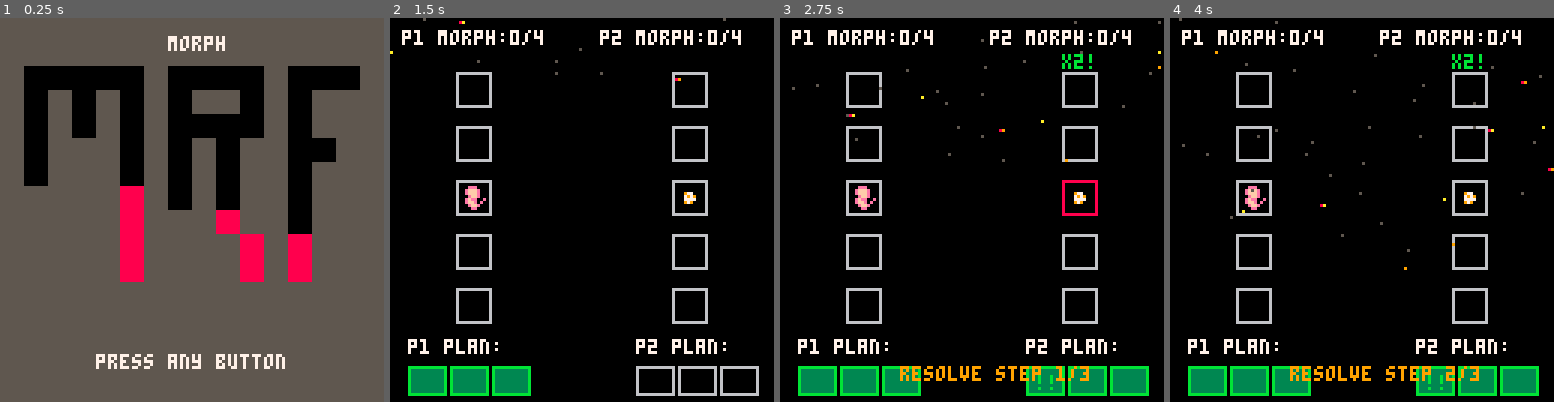
Above: before the commit, frames 1-4 (left to right).
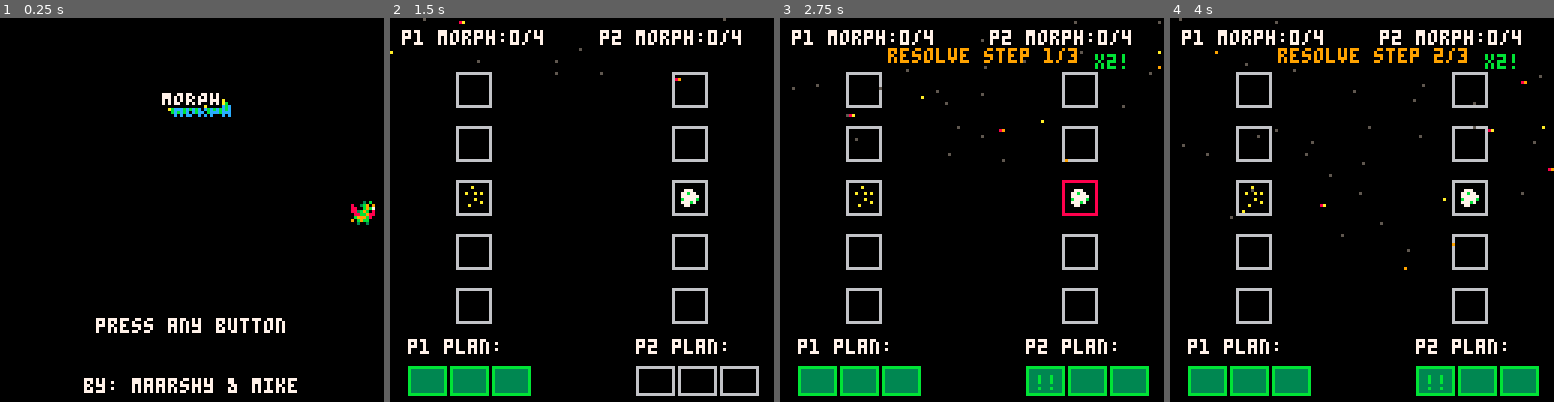
Above: after the commit, the same moments.

Repository: Marshy8/pico-8
Game: PICO-8 cartridge morph/morph.p8
Same seed, same stepped clock (60 frames per second), same inputs: the game is played once before the commit and once after it.
Inputs:
- Up to frame 1 (0.25 s): no input
- Up to frame 2 (1.5 s): tap X (X key) at 0.33, 1.07 s; tap O (Z key) at 0.7 s
- Up to frame 3 (2.75 s): hold Right 1.6-2.1 s; tap O (Z key) at 1.7, 2.1, 2.5 s; tap X (X key) at 1.85 s; hold Up 2.15-2.42 s; hold Right from 2.47 s (still down)
- Up to frame 4 (4 s): tap O (Z key) at 2.9, 3.3, 3.7 s; tap X (X key) at 2.97 s; release Right at 3.03 s; hold Left 3.08-3.58 s; hold Down 3.63-3.97 s

The runs differ from the first frame. In frame 1, 84% of the frame differs, in the area x 0-100%, y 0-100%; in frame 2, 0.3%; in frame 3, 2.1%; in frame 4, 2.2%.

Commit message:
Finished morph

Diff:
--- a/morph/morph.p8
+++ b/morph/morph.p8
@@ -17,14 +17,14 @@
 000000000009790003bb9b000b999b000b999b800effe0e044ffff0064444440c8444440b03b3bb00b3b3bb0003bb3b002080202007b777000a0a0a0000f7000
 00066000000000000003030090b9bb0090b9bb0000effe00f04f40004444404444484048300000000b0030b000b0030020020208000077000000000000000000
 0000000000000000000000000030030000300300000ee00000f0f0004f04f0f48f04f0f400000000300b00300b00300080208002000000000000000000000000
-0e2002e0000000000000000000000000000000000000000000000000000000000000000000000000000000000000000000000000000000000000000000000000
-eee22efe000000000000000000000000000000000000000000000000000000000000000000000000000000000000000000000000000000000000000000000000
-efe22eff000000000000000000000000000000000000000000000000000000000000000000000000000000000000000000000000000000000000000000000000
-fee22eee000000000000000000000000000000000000000000000000000000000000000000000000000000000000000000000000000000000000000000000000
-00e22e00000000000000000000000000000000000000000000000000000000000000000000000000000000000000000000000000000000000000000000000000
-0ee22ee0000000000000000000000000000000000000000000000000000000000000000000000000000000000000000000000000000000000000000000000000
-efe22efe000000000000000000000000000000000000000000000000000000000000000000000000000000000000000000000000000000000000000000000000
-fff22eef000000000000000000000000000000000000000000000000000000000000000000000000000000000000000000000000000000000000000000000000
+0e2002e00000000000000000002200000022c00000000700000006000000066000900cc0000a000000000000008e0e8008e08e00000000000000000000000000
+eee22efe002e22000002e20002222a2012282a200006600000007a600076a6a6098cacac0000000008800000000800e000800800000000000000000000000000
+efe22eff022222e000222200222222222222222206766a000006776007767760087c77c00a00a0a000e00000000e0080008e08e0000000000000000000000000
+fee22eee022e2220002000002202202282c22122076a6660006767000767777007c77770000000000aaa08800aaaaaaa008e08e0000000000000000000000000
+00e22e000e2222000022000022000070820070700667677007777060067766070c77cc080000a00000a000e000aa0aa0aaaaa8aa000000000000000000000000
+0ee22ee00022220000022a002200000022c000000066766070760000777767007777c709000000a000000aaa00a00a000a1caa1c000000000000000000000000
+efe22efe000e20000000000002200000022cc1aa0007600000076000070067000800c70000a00000000000a000a00a000accacc0000000000000000000000000
+fff22eef000000000000000000222a0001222a0000000000000066000760076007900890000000000000000000c00c00000aaa00000000000000000000000000
 00000000000000000000000000000000000000000000000000000000000000000000000000000000000000000000000000000000000000000000000000000000
 00000000000000000000000000000000000000000000000000000000000000000000000000000000000000000000000000000000000000000000000000000000
 00000000000000000000000000000000000000000000000000000000000000000000000000000000000000000000000000000000000000000000000000000000
@@ -41,14 +41,14 @@
 0000000000000000000000000000000000000000000000000000000000000000000000000000000000000000000000000000000000000000000000000076c700
 0000000000000000000000000000000000000000000000000000000000000000000000000000000000000000000000000000000000000000000000000076c700
 00000000000000000000000000000000000000000000000000000000000000000000000000000000000000000000000000000000000000000000000000077000
-00888800003333000022220000111100000000000000000000000000000000000000000000000000000000000000000000000000000000000000000000000000
-0899998003bbbb3002eeee2001cccc10000000000000000000000000000000000000000000000000000000000000000000000000000000000000000000000000
-899aa9983bbaabb32eeffee21ccaacc1000000000000060000000500000000000000000000000000000000000000000000000000000000000000000000000000
-89a77a983ba77ab32ef77fe21ca77ac100a900aaf44446600aaaa660000000000000000000000000000000000000000000000000000000000000000000000000
-89a77a983ba77ab32ef77fe21ca77ac1aaaaa990f4444666aa777866000000000000000000000000000000000000000000000000000000000000000000000000
-899aa9983bbaabb32eeffee21ccaacc1a900aa00000006000aaaa660000000000000000000000000000000000000000000000000000000000000000000000000
-0899998003bbbb3002eeee2001cccc10000000000000000000000500000000000000000000000000000000000000000000000000000000000000000000000000
-00888800003333000022220000111100000000000000000000000000000000000000000000000000000000000000000000000000000000000000000000000000
+00888800003333000022220000111100000000000000000000000000000006000000000000000000000000000000000000000000000670000000000000000000
+0899998003bbbb3002eeee2001cccc1000000000000000000000000060006000000000000000000000000000ff00000044000000670000670000000000000000
+899aa9983bbaabb32eeffee21ccaacc10000000000000600000005000600000000000cc000000aa000000880fff0000044400000000000000000000000000000
+89a77a983ba77ab32ef77fe21ca77ac100a900aaf44446600aaaa660004400000cc0cc7c0aa0aa7a088088980fffffee044444ee0067000088888888cccccccc
+89a77a983ba77ab32ef77fe21ca77ac1aaaaa990f4444666aa777866004440000c0cc7cc0a0aa7aa080889880fffffee044444ee0000067088888888cccccccc
+899aa9983bbaabb32eeffee21ccaacc1a900aa00000006000aaaa66004445400c0000cc0a0000aa080000880fff0000044400000000000000000000000000000
+0899998003bbbb3002eeee2001cccc1000000000000000000000050004444540000000000000000000000000ff00000044000000670000670000000000000000
+00888800003333000022220000111100000000000000000000000000045444000000000000000000000000000000000000000000000067000000000000000000
 00000000000000000000000000000000000000000000000000000000000000000000000000000000000000000000000000000000000000000000000000000000
 00000000000000000000000000000000000000000000000000000000000000000000000000000000000000000000000000000000000000000000000000000000
 00000000000000000000000000000000000000000000000000000000000000000000000000000000000000000000000000000000000000000000000000000000
--- a/morph/src/constants.lua
+++ b/morph/src/constants.lua
@@ -32,12 +32,12 @@
 SP_ASCEND=63
 WIN_MORPHS=4
 
--- projectile sprite pool (64-70)
-PROJ_POOL={64,65,66,67,68,69,70}
+-- projectile sprite pool
+PROJ_POOL={64,65,66,67,68,69,70,71,72,73,74,75,76,77,78,79}
 
 -- character sets: each set is 4 sprites (base, morph1, morph2, morph3)
--- starting at 1, 5, 9, 13
-CHAR_SETS={{1,2,3,4},{5,6,7,8},{9,10,11,12},{13,14,15,16}}
+CHAR_SETS={{1,2,3,4},{5,6,7,8},{9,10,11,12},{13,14,15,16},{17,18,19,20},
+		   {21,22,23,24},{25,26,27,28}}
 
 -- buttons (ids are per PICO-8)
 BTN_LEFT=0
--- a/morph/src/effects.lua
+++ b/morph/src/effects.lua
@@ -109,6 +109,7 @@
 end
 
 function add_proj(x,y,dir,owner,proj_spr)
+	sfx(1) -- shoot sound
 	add(fx,{t="proj",x=x,y=y,dir=dir,life=STEP_FRAMES,frame=0,owner=owner,proj_spr=proj_spr})
 end
 
@@ -132,6 +133,7 @@
 end
 
 function add_hit(x,y,is_double_hit)
+	sfx(is_double_hit and 2 or 3) -- blunder/2x hit or normal hit sound
 	add(fx,{t="hit",x=x,y=y,life=16,frame=0})
 	shake_timer=is_double_hit and 10 or 6
 	shake_mag=is_double_hit and 3 or 2
@@ -188,7 +190,7 @@
 	draw_bg_particles()
 	for f in all(fx) do
 		if f.t=="proj" then
-			draw_projectile(f.x,f.y,f.frame,f.proj_spr)
+			   draw_projectile(f.x,f.y,f.frame,f.proj_spr,f.owner)
 		elseif f.t=="hit" then
 			draw_hit(f.x,f.y,f.frame)
 		elseif f.t=="spark" then
--- a/morph/src/game.lua
+++ b/morph/src/game.lua
@@ -22,6 +22,22 @@
 	return g
 end
 
+function update_battle_music()
+	-- switch music based on max morph level between both players
+	local max_morph=max(g.p1.morph, g.p2.morph)
+	if max_morph==0 then
+		music(0) -- calm gothic
+	elseif max_morph==1 then
+		music(0) -- calm gothic
+	elseif max_morph==2 then
+		music(1) -- intense
+	elseif max_morph==3 then
+		music(2) -- very intense
+	else
+		music(3) -- extreme (morph 4)
+	end
+end
+
 function start_planning(g)
 	-- advance round counter
 	g.round=g.round+1
@@ -43,6 +59,7 @@
 	local total_count = attacker.double_count + attacker.current_round_blunders
 	if total_count>0 then
 		local mult=2^total_count
+		-- clear both when consumed during attack
 		attacker.double_count=0
 		attacker.current_round_blunders=0
 		return mult
@@ -105,6 +122,8 @@
 		g.p1.morph=min(WIN_MORPHS, g.p1.morph+morph_gain)
 		g.p2.was_hit=true
 		add_hit(LANE_X_RIGHT, row_y(g.p2.row), is_double)
+		-- update music based on max morph level
+		update_battle_music()
 	else
 		local mult=consume_double_if_active(g.p2)
 		local morph_gain=BASE_DAMAGE*mult
@@ -114,6 +133,8 @@
 		g.p2.morph=min(WIN_MORPHS, g.p2.morph+morph_gain)
 		g.p1.was_hit=true
 		add_hit(LANE_X_LEFT, row_y(g.p1.row), is_double)
+		-- update music based on max morph level
+		update_battle_music()
 	end
 end
 
@@ -125,12 +146,17 @@
 		-- lose all stacks on hit
 		g.p1.double_count=0
 	end
+	-- always clear current round blunders after processing
+	g.p1.current_round_blunders=0
+
 	if not g.p2.was_hit then
 		g.p2.double_count=g.p2.double_count+g.p2.current_round_blunders
 	else
 		-- lose all stacks on hit
 		g.p2.double_count=0
 	end
+	-- always clear current round blunders after processing
+	g.p2.current_round_blunders=0
 end
 
 function update_resolution(g)
@@ -176,6 +202,8 @@
 		finished=false
 	}
 	start_victory_effect(winner)
+	-- play holy ascension music
+	music(4)
 end
 
 function update_game_over(g)
--- a/morph/src/main.lua
+++ b/morph/src/main.lua
@@ -1,11 +1,25 @@
--- Morph main entry and state loop
-
--- simple splash using map, then enter planning
 function _init()
 	g=new_game()
 	show_splash=true
-	splash_timer=0
-	splash_duration=2.5
+    -- start splash music immediately
+    music(0)
+    -- init sprite parade for splash
+    parade={}
+    local function init_parade()
+        parade={}
+        for i=1,16 do
+            -- choose sprite index 1..28 (exclude 0)
+            local idx=1+flr(rnd(28))
+            -- keep sprites near center horizontal line and away from logo
+            local y=56+flr(rnd(16)) -- 56..72
+            -- bias: more come from the right moving left
+            local dir = (rnd(1) < 0.7) and -1 or 1
+            local x = dir==-1 and 128+rnd(32) or -16-rnd(32)
+            local spd=0.6+rnd(1.4)
+            add(parade,{idx=idx,x=x,y=y,dir=dir,spd=spd})
+        end
+    end
+    init_parade()
 end
 
 local function anybtnp()
@@ -35,65 +49,120 @@
 end
 
 function _update()
-	if show_splash then
-		splash_timer+=1/30
-		if splash_timer>=splash_duration or anybtnp() then
-			show_splash=false
-			start_planning(g)
-		end
-		return
-	end
+    if show_splash then
+        -- update sprite parade motion
+        if parade then
+            for p in all(parade) do
+                p.x += p.spd * p.dir
+                -- wrap around when off-screen
+                if p.dir==1 and p.x>144 then
+                    p.x=-16
+                    p.y=56+flr(rnd(16))
+                    p.spd=0.5+rnd(1.5)
+                elseif p.dir==-1 and p.x<-32 then
+                    p.x=128
+                    p.y=56+flr(rnd(16))
+                    p.spd=0.5+rnd(1.5)
+                end
+            end
+        end
+        -- stay on splash until a button is pressed
+        if anybtnp() then
+            show_splash = false
+            start_planning(g)
+        end
+        return
+    end
 
-	-- gameplay
-	update_fx()
-	if g.state==STATE_PLAN_P1 or g.state==STATE_PLAN_P2 then
-		update_planning()
-	elseif g.state==STATE_RESOLVE then
-		update_resolution(g)
-	elseif g.state==STATE_ROUND_END then
-		g.timer-=1
-		if g.timer<=0 then start_planning(g) end
-	elseif g.state==STATE_GAME_OVER then
-		update_game_over(g)
-		if anybtnp() and g.victory and g.victory.finished then
-			stop_victory_effect()
-			g=new_game()
-			start_planning(g)
-		end
-	end
+    -- gameplay
+    update_fx()
+    if g.state == STATE_PLAN_P1 or g.state == STATE_PLAN_P2 then
+        update_planning()
+    elseif g.state == STATE_RESOLVE then
+        update_resolution(g)
+    elseif g.state == STATE_ROUND_END then
+        g.timer -= 1
+        if g.timer <= 0 then start_planning(g) end
+    elseif g.state == STATE_GAME_OVER then
+        update_game_over(g)
+        if anybtnp() and g.victory and g.victory.finished then
+            stop_victory_effect()
+            g = new_game()
+            music(0) -- reset to calm gothic music
+            start_planning(g)
+        end
+    end
 end
 
 function _draw()
-	cls()
-	if show_splash then
-		map(0,0,0,0,16,16)
-		print("morph",56,6,7)
-		print("press any button",32,112,7)
-		return
-	end
+    cls()
+    if show_splash then
+        cls(0)
+        -- Clean, readable MORPH logo: white fill, black outline, subtle rainbow shadow
+        local logo = "MORPH"
+            local logo_scale = 1
+        local base_x = 64 - flr((#logo * 4 * logo_scale) / 2)
+        local base_y = 24
+        -- drop shadow with rainbow tint
+        local shadow_colors = {8,9,10,11,12}
+        for i=1,#shadow_colors do
+            local sx = base_x + i-1
+            local sy = base_y + i-1
+            for dx=0,logo_scale-1 do
+                for dy=0,logo_scale-1 do
+                    print(logo, sx+dx, sy+dy, shadow_colors[i])
+                end
+            end
+        end
+        -- black outline around the text
+        local outline_offsets={{-1,0},{1,0},{0,-1},{0,1},{-1,-1},{-1,1},{1,-1},{1,1}}
+        for o in all(outline_offsets) do
+            for dx=0,logo_scale-1 do
+                for dy=0,logo_scale-1 do
+                    print(logo, base_x+dx+o[1], base_y+dy+o[2], 0)
+                end
+            end
+        end
+            -- solid center text
+            print(logo, base_x, base_y, 7)
+        -- moving sprite parade
+        if parade then
+            for p in all(parade) do
+                spr(p.idx, p.x, p.y, 1, 1, false, false)
+            end
+        end
 
-	apply_camera_shake()
-	-- restore battlefield background map
-	draw_background()
-	draw_grid()
-	if g.state==STATE_PLAN_P1 or g.state==STATE_PLAN_P2 or g.state==STATE_RESOLVE or g.state==STATE_ROUND_END then
-		draw_players(g)
-		draw_fx()
-		draw_hud(g)
-		draw_plan_ui(g,1)
-		draw_plan_ui(g,2)
-		-- centered confirm popups when a plan is filled
-		draw_confirm_popup(g,1)
-		draw_confirm_popup(g,2)
-		if g.state==STATE_RESOLVE then draw_resolution_banner(g) end
-	elseif g.state==STATE_GAME_OVER then
-		draw_players(g)
-		draw_fx()
-		local msg=(g.winner==3 and "both ascend!" or (g.winner==1 and "p1 ascends!" or "p2 ascends!"))
-		print(msg,40,12,10)
-		if g.victory and g.victory.finished then
-			print("press any button",34,108,7)
-		end
-	end
-	camera()
+        -- flashing "press any button" text
+        if flr(time() * 2) % 2 == 0 then
+            print("press any button", 32, 100, 7)
+        end
+		print("by: maarshy & mike", 28, 120, 7)
+
+        return
+    end
+
+    apply_camera_shake()
+    -- restore battlefield background map
+    draw_background()
+    draw_grid()
+    if g.state == STATE_PLAN_P1 or g.state == STATE_PLAN_P2 or g.state == STATE_RESOLVE or g.state == STATE_ROUND_END then
+        draw_players(g)
+        draw_fx()
+        draw_hud(g)
+        draw_plan_ui(g, 1)
+        draw_plan_ui(g, 2)
+        -- centered confirm popups when a plan is filled
+        draw_confirm_popup(g, 1)
+        draw_confirm_popup(g, 2)
+        if g.state == STATE_RESOLVE then draw_resolution_banner(g) end
+    elseif g.state == STATE_GAME_OVER then
+        draw_players(g)
+        draw_fx()
+        local msg = (g.winner == 3 and "both ascend!" or (g.winner == 1 and "p1 ascends!" or "p2 ascends!"))
+        print(msg, 40, 12, 10)
+        if g.victory and g.victory.finished then
+            print("press any button", 34, 108, 7)
+        end
+    end
+    camera()
 end
--- a/morph/src/render.lua
+++ b/morph/src/render.lua
@@ -97,8 +97,8 @@
 	-- charge indicators (show total including current round: 2, 4, 8, 16...)
 	local p1_total = g.p1.double_count + g.p1.current_round_blunders
 	local p2_total = g.p2.double_count + g.p2.current_round_blunders
-	if p1_total>0 then print("x"..(2^p1_total).."!",22,12,11) end
-	if p2_total>0 then print("x"..(2^p2_total).."!",94,12,11) end
+	if p1_total>0 then print("x"..(2^p1_total).."!",10,12,11) end
+	if p2_total>0 then print("x"..(2^p2_total).."!",105,12,11) end
 end
 
 function draw_plan_ui(g,who)
@@ -150,5 +150,5 @@
 
 function draw_resolution_banner(g)
 	local step=g.step_index
-	print("resolve step "..step.."/"..ACTIONS_PER_ROUND,40,116,9)
+	print("resolve step "..step.."/"..ACTIONS_PER_ROUND,36,10,9)
 end
--- a/morph/src/sprites.lua
+++ b/morph/src/sprites.lua
@@ -47,13 +47,13 @@
 	end
 end
 
-function draw_projectile(x,y,frame,proj_spr)
-	local idx=proj_spr or SP_PROJ[(frame%#SP_PROJ)+1]
-	if idx and idx>0 then
-		spr(idx,x-4,y-4)
-	else
-		rectfill(x-2,y-1,x+2,y+1,10)
-	end
+function draw_projectile(x,y,frame,proj_spr,owner)
+       local idx=proj_spr or SP_PROJ[(frame%#SP_PROJ)+1]
+       if idx and idx>0 then
+	       spr(idx,x-4,y-4,1,1,owner==2,false)
+       else
+	       rectfill(x-2,y-1,x+2,y+1,10)
+       end
 end
 
 function draw_hit(x,y,frame)
Not shown, changed: the music (__music__) section of morph/morph.p8
Not shown, changed: the sound effects (__sfx__) section of morph/morph.p8
